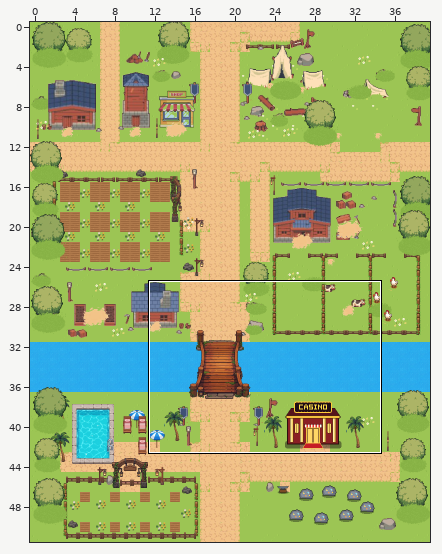
Two states of a Tiled map, out/production/sourcecode/view/assets/tiled/level1.tmx. The first picture is a wide view before the edit; the outline marks the close-up.
Close-up. Old version:
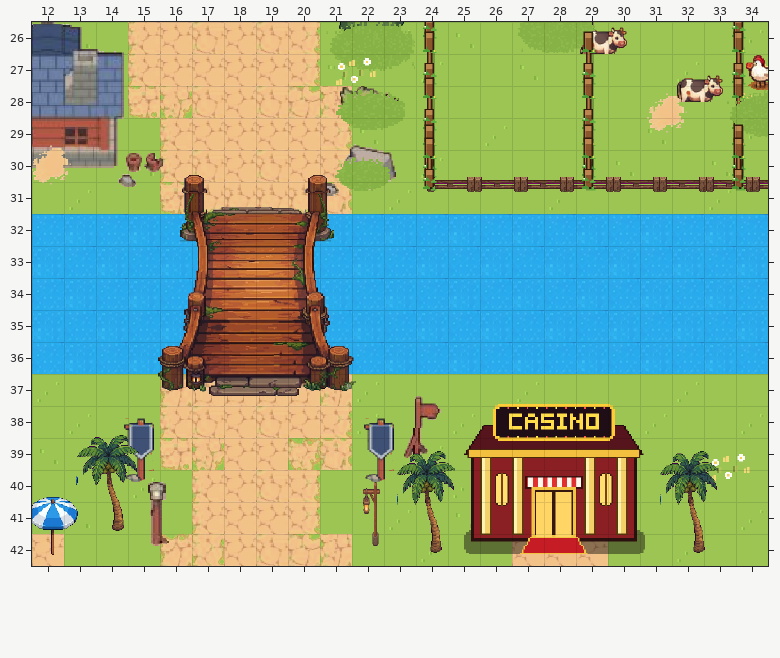
Cells are 40x40 px. Shown: x 12..34, y 26..42.
After:
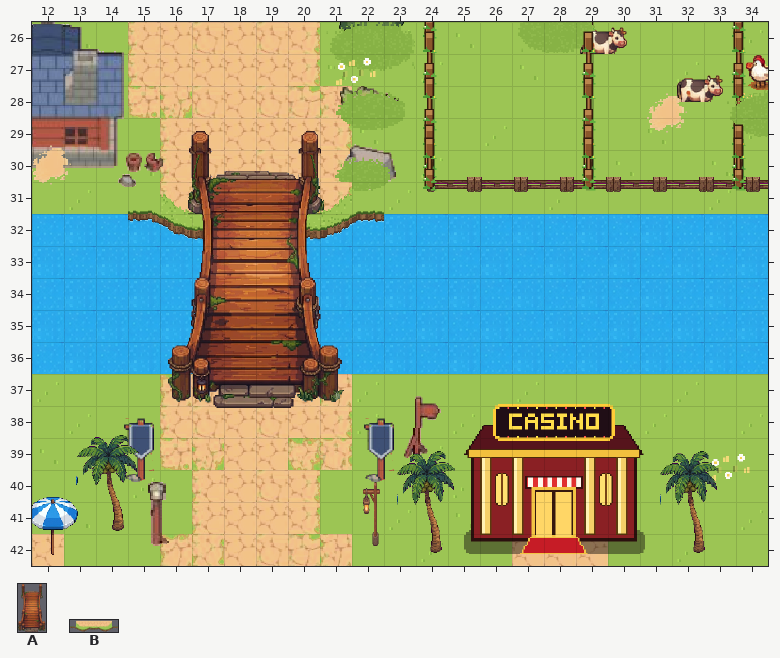
Key: from "objects": A 1 "bridge", B 108 "river_north_abutment".
Objects are placed by their top-left corner, in cells (3,4 is the top-left corner of cell 3,4); size is 1x1 cell unless given.
The edit:
Layer "Objects":
changed: A "bridge" at 15.9,30.8 size 6.2x6.9 -> A "bridge" at 16.2,29.4 size 5.5x8.7
added: B "river_north_abutment" at 15,30.9 size 8x2
Pixel boxes of the changes (left, top, right, bottom) in both close-ups:
changed: (128, 131, 384, 408)
